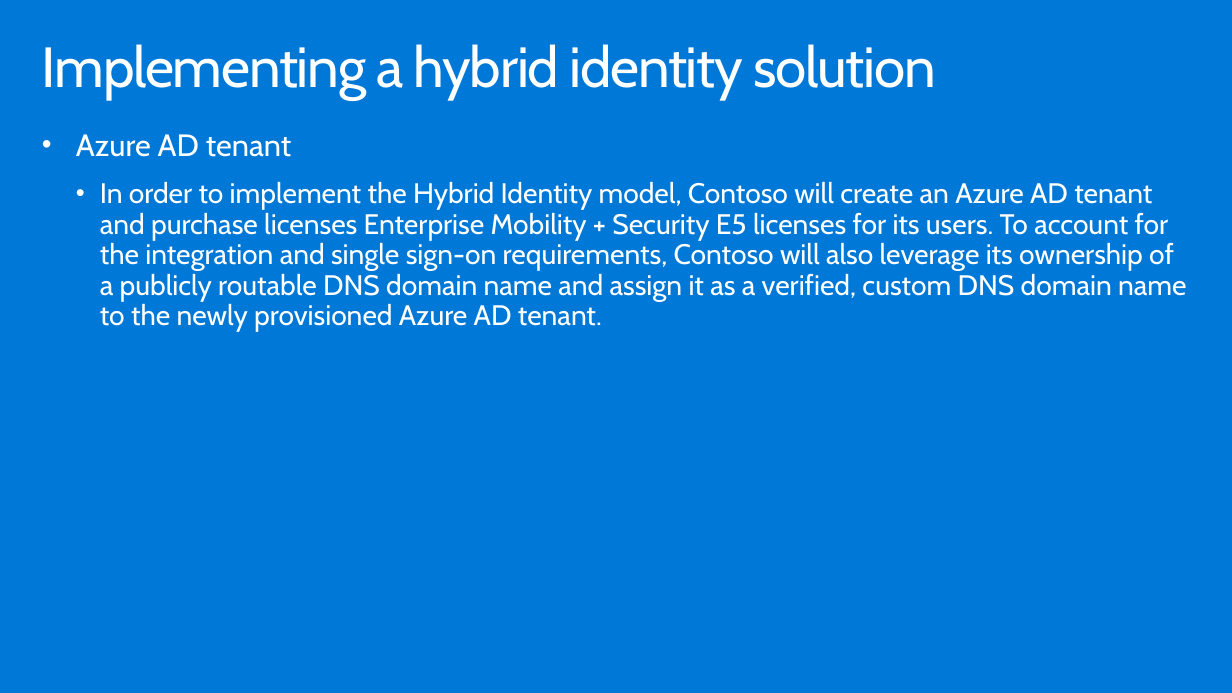
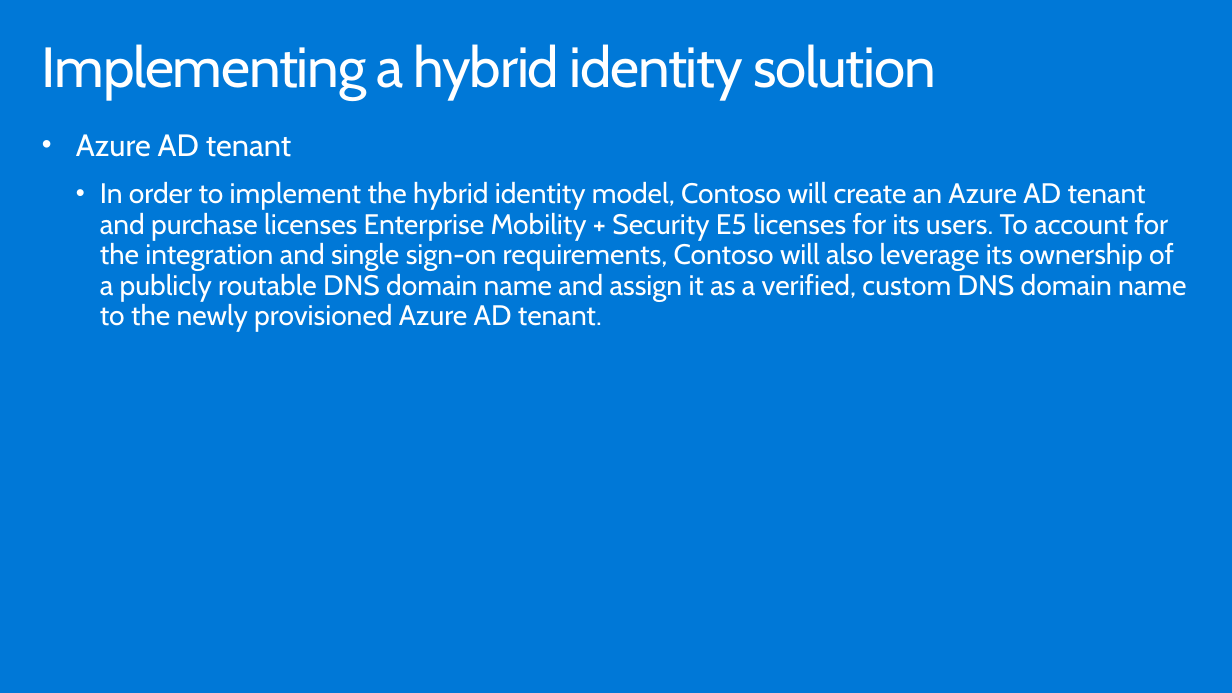
Before and after one commit to smseerat/MCW-Hybrid-identity, a slide deck: slide 29 of Whiteboard design session/WDS trainer presentation - Hybrid Identity.pptx. Drawn at 1232x693 pixels with LibreOffice and Linux fonts; fonts in the diff are those of the drawing. Boxes give left, top, right and bottom in pixels: in the first picture for what was removed or moved away, otherwise in the second. Text is boxed around its words. In the diff, an @@ line names an element or a change of style, - is before the commit and + after.

```diff
--- a/Whiteboard design session/WDS trainer presentation - Hybrid Identity.pptx
+++ b/Whiteboard design session/WDS trainer presentation - Hybrid Identity.pptx
@@ text at [100, 181, 1186, 332]: text changed @@
-  • In order to implement the Hybrid Identity model, Contoso will create an Azure AD tenant and purchase licenses Enterprise Mobility + Security E5 licenses for its users. To account for the integration and single sign-on requirements, Contoso will also leverage its ownership of a publicly routable DNS domain name and assign it as a verified, custom DNS domain name to the newly provisioned Azure AD tenant.
+  • In order to implement the hybrid identity model, Contoso will create an Azure AD tenant and purchase licenses Enterprise Mobility + Security E5 licenses for its users. To account for the integration and single sign-on requirements, Contoso will also leverage its ownership of a publicly routable DNS domain name and assign it as a verified, custom DNS domain name to the newly provisioned Azure AD tenant.
```
Also in this commit, not shown: 3 other slides changed, 3 other files.
